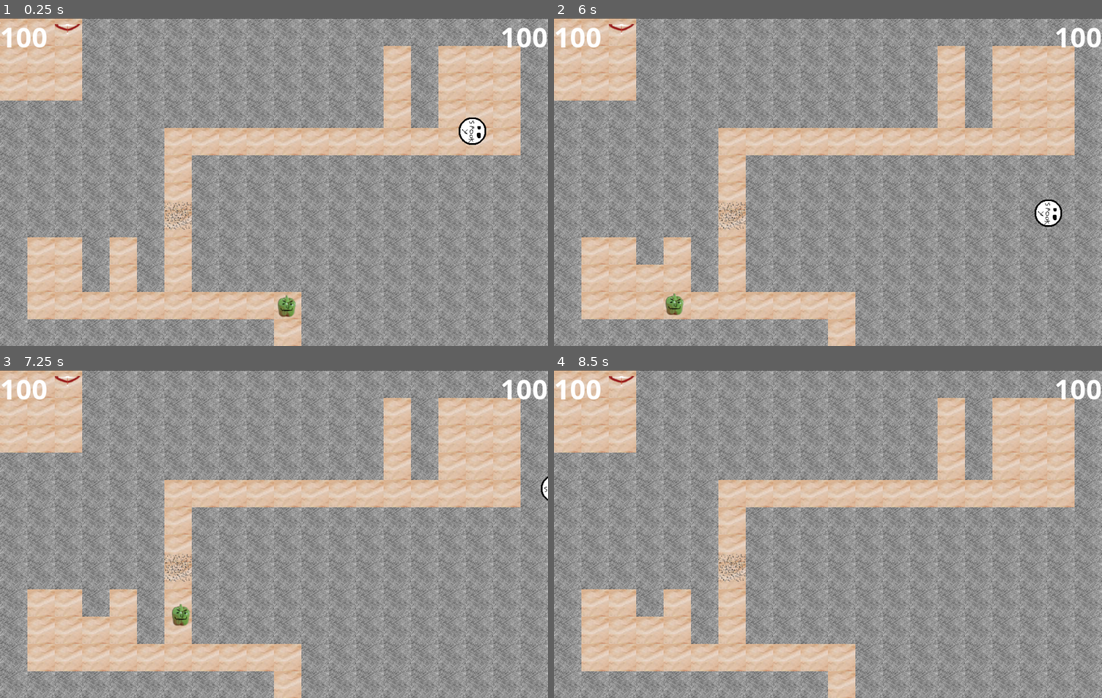
Above: before the commit, frames 1-4 (two rows, left to right).
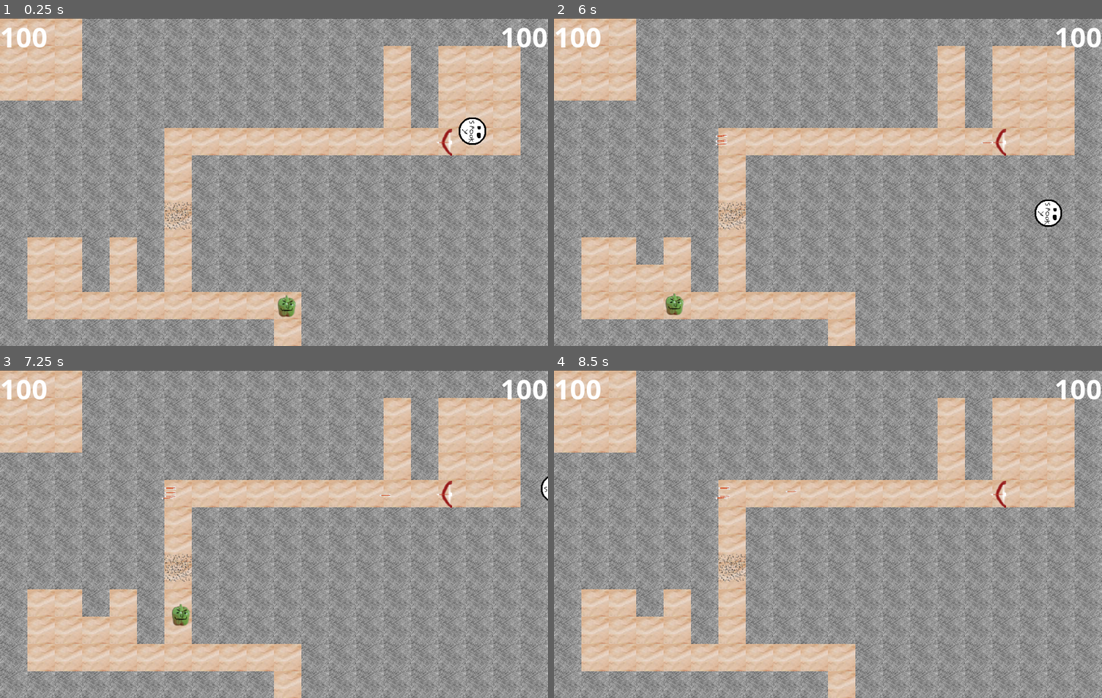
Above: after the commit, the same moments.

Repository: Solid-Squid-Contingent/LD-48
Game: Godot game, scene res://scenes/Main.tscn
The game is run twice, just before and just after one commit, with the same random seed, the same clock (stepped at 60 frames per second) and the same inputs.
Inputs (mouse positions are in pixels of both pictures, inside the frame that each line leads up to):
- Up to frame 1 (0.25 s): no input
- Up to frame 2 (6 s): move the mouse to (948, 165) at 0.52 s; press the mouse at (948, 165) at 0.53 s; hold D (right) 0.53-1.28 s; move the mouse to (718, 198) at 1.27 s; release the mouse at (718, 198) at 1.28 s; hold S (down) 1.28-2.03 s; right-click (718, 198) at 1.35 s; move the mouse to (882, 109) at 2.02 s; press the mouse at (882, 109) at 2.03 s; hold D (right) 2.03-2.78 s; move the mouse to (800, 247) at 2.77 s; release the mouse at (800, 247) at 2.78 s; hold W (up) 2.78-3.53 s; right-click (800, 247) at 2.85 s; move the mouse to (992, 231) at 3.52 s; press the mouse at (992, 231) at 3.53 s; hold A (left) 3.53-5.03 s; move the mouse to (663, 132) at 4.27 s; release the mouse at (663, 132) at 4.28 s; right-click (663, 132) at 4.35 s; move the mouse to (855, 182) at 5.02 s; press the mouse at (855, 182) at 5.03 s; hold S (down) 5.03-5.78 s; move the mouse to (745, 100) at 5.77 s; release the mouse at (745, 100) at 5.78 s; hold D (right) from 5.78 s (still down); right-click (745, 100) at 5.85 s
- Up to frame 3 (7.25 s): move the mouse to (394, 517) at 6.52 s; release D (right) at 6.53 s; press the mouse at (394, 517) at 6.53 s; hold W (up) from 6.53 s (still down)
- Up to frame 4 (8.5 s): move the mouse to (718, 550) at 7.27 s; release W (up) at 7.28 s; release the mouse at (718, 550) at 7.28 s; hold D (right) 7.28-8.03 s; right-click (718, 550) at 7.35 s; tap Enter at 8 s; move the mouse to (882, 461) at 8.02 s; press the mouse at (882, 461) at 8.03 s; hold S (down) from 8.03 s (still down)

The runs differ from the first frame. In frame 1, 0.2% of the frame differs, in the area x 0-83%, y 1-43%; in frame 2, 0.2%; in frame 3, 0.2%, in the area x 10-83%, y 1-43%; in frame 4, 0.2%.

Commit message:
arrow get stuck and get destroyed

Diff:
--- a/scenes/Arrow.tscn
+++ b/scenes/Arrow.tscn
@@ -1,13 +1,19 @@
-[gd_scene load_steps=3 format=2]
+[gd_scene load_steps=4 format=2]
 
 [ext_resource path="res://resources/graphics/arrow.png" type="Texture" id=1]
+[ext_resource path="res://scripts/Arrow.gd" type="Script" id=2]
 
 [sub_resource type="RectangleShape2D" id=1]
 extents = Vector2( 2.29425, 10.5104 )
 
 [node name="Arrow" type="RigidBody2D"]
 collision_layer = 2
-collision_mask = 4
+collision_mask = 5
+mass = 0.1
+gravity_scale = 0.0
+contacts_reported = 1
+contact_monitor = true
+script = ExtResource( 2 )
 
 [node name="Sprite" type="Sprite" parent="."]
 scale = Vector2( 0.5, 0.5 )
@@ -16,3 +22,10 @@
 [node name="CollisionShape2D" type="CollisionShape2D" parent="."]
 position = Vector2( -0.829468, -1.34666 )
 shape = SubResource( 1 )
+
+[node name="Stuck" type="Timer" parent="."]
+wait_time = 5.0
+one_shot = true
+
+[connection signal="body_entered" from="." to="." method="_on_Arrow_body_entered"]
+[connection signal="timeout" from="Stuck" to="." method="_on_Stuck_timeout"]
--- a/scenes/ArrowTrap.tscn
+++ b/scenes/ArrowTrap.tscn
@@ -8,5 +8,6 @@
 script = ExtResource( 2 )
 
 [node name="ShootInterval" type="Timer" parent="."]
+autostart = true
 
 [connection signal="timeout" from="ShootInterval" to="." method="_on_ShootInterval_timeout"]
--- a/scenes/Main.tscn
+++ b/scenes/Main.tscn
@@ -8,8 +8,7 @@
 [ext_resource path="res://scenes/Player.tscn" type="PackedScene" id=6]
 [ext_resource path="res://resources/fonts/OpenSans-Bold.ttf" type="DynamicFontData" id=7]
 [ext_resource path="res://scenes/UI.gd" type="Script" id=8]
-[ext_resource path="res://scenes/Arrow.tscn" type="PackedScene" id=9]
-[ext_resource path="res://resources/graphics/arrowTrap.png" type="Texture" id=10]
+[ext_resource path="res://scenes/ArrowTrap.tscn" type="PackedScene" id=9]
 
 [sub_resource type="ConvexPolygonShape2D" id=1]
 points = PoolVector2Array( 50, 50, 0, 50, 0, 0, 50, 0 )
@@ -76,7 +75,6 @@
 
 [node name="Enemy" parent="." instance=ExtResource( 3 )]
 position = Vector2( 526.896, 578.138 )
-collision_layer = 4
 
 [node name="Spikes" parent="." instance=ExtResource( 5 )]
 position = Vector2( 325.178, 361.787 )
@@ -104,8 +102,9 @@
 }
 
 [node name="HealthLabel" type="Label" parent="UI"]
-margin_right = 1000.0
-margin_bottom = 14.0
+margin_left = 1.12247
+margin_right = 1001.12
+margin_bottom = 69.0
 custom_fonts/font = SubResource( 3 )
 text = "100"
 align = 2
@@ -113,8 +112,7 @@
 "_edit_use_anchors_": false
 }
 
-[node name="ArrowTrap" type="Sprite" parent="."]
-position = Vector2( 124.732, 35.652 )
-texture = ExtResource( 10 )
-
-[node name="Arrow" parent="." instance=ExtResource( 9 )]
+[node name="ArrowTrap" parent="." instance=ExtResource( 9 )]
+position = Vector2( 788.076, 229.274 )
+rotation = 1.5708
+scale = Vector2( 1.06735, 1.47143 )
--- a/scripts/Arrow.gd
+++ b/scripts/Arrow.gd
@@ -1,13 +1,23 @@
 extends RigidBody2D
-
-
-# Declare member variables here. Examples:
-# var a = 2
-# var b = "text"
 
 func collideWith(body):
 	body.collideWithArrow()
 
+
 # Called when the node enters the scene tree for the first time.
 func _ready():
 	pass # Replace with function body.
+
+
+func _on_Arrow_body_entered(body):
+	if $Stuck.is_stopped():
+		sleeping = true
+		mode = MODE_STATIC
+		contact_monitor = false
+		$CollisionShape2D.disabled = true
+		$Stuck.start()
+
+
+func _on_Stuck_timeout():
+	print("i am free")
+	queue_free()
--- a/scripts/ArrowTrap.gd
+++ b/scripts/ArrowTrap.gd
@@ -8,6 +8,8 @@
 
 func _on_ShootInterval_timeout():
 	var newArrow = arrowScene.instance()
+	var inAccuracy = (randf() - 0.5) * 0.05
 	newArrow.position = position
-	newArrow.add_central_force(Vector2(0, -10).rotated(rotation))
+	newArrow.rotation = rotation
+	newArrow.add_central_force(Vector2(0, 300).rotated(rotation).rotated(inAccuracy))
 	get_parent().add_child(newArrow)
Not shown: 1 places in scenes/Main.tscn that only renumber resources
